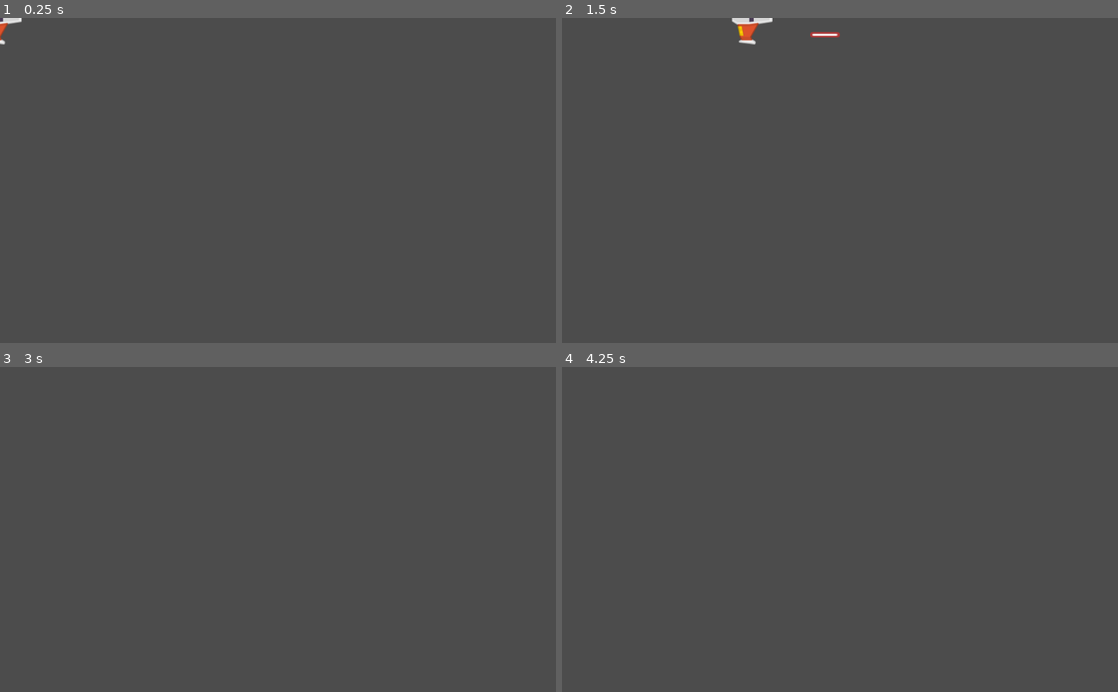
Above: before the commit, frames 1-4 (two rows, left to right).
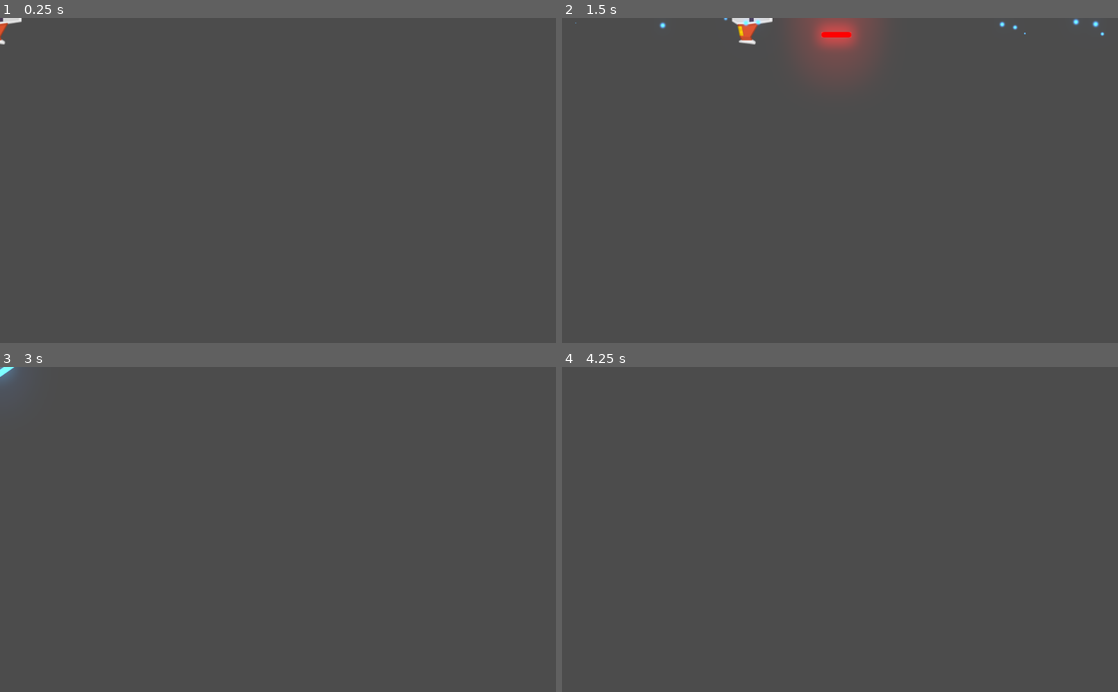
Above: after the commit, the same moments.

Repository: MarcosDaniel6/Proyecto_Meteorito
Game: Godot game, scene res://Juego/Niveles/NivelTest.tscn
Two runs of this game, one before a commit and one after it. Both use one fixed random seed, a clock stepped at 60 frames per second and the inputs below.
Inputs:
- Up to frame 1 (0.25 s): no input
- Up to frame 2 (1.5 s): tap Enter at 0.5 s; hold W (mover_adelante) 0.53-1.28 s; hold K (disparo_secundario, bound only after the commit) 0.53-1.28 s; hold S (mover_atras) from 1.28 s (still down); tap Space (disparo_principal) at 1.35 s
- Up to frame 3 (3 s): tap K (disparo_secundario, bound only after the commit) at 1.55, 2.3 s; release S (mover_atras) at 2.03 s; hold A (rotar_antihorario) 2.03-2.78 s; hold W (mover_adelante) from 2.03 s (still down); tap Space (disparo_principal) at 2.75 s; tap D (rotar_horario) at 2.85 s
- Up to frame 4 (4.25 s): tap K (disparo_secundario, bound only after the commit) at 3.05 s; tap Enter at 3.5 s; release W (mover_adelante) at 3.53 s; hold S (mover_atras) from 3.53 s (still down); hold K (disparo_secundario, bound only after the commit) from 3.53 s (still down)

The runs differ from the first frame. In frame 2, 2.1% of the frame differs, in the area x 2-98%, y 0-18%; in frame 3, 0.2%; in frame 4, nothing differs.

Commit message:
Disparo Secundario

Diff:
--- a/Juego/Naves/Player/Player.gd
+++ b/Juego/Naves/Player/Player.gd
@@ -12,8 +12,17 @@
 
 ## Atributos Onready
 onready var canion:canion = $canion
+onready var laser:RayoLaser = $LaserBeam2D
 
 # Metodos:
+func _unhandled_input(event: InputEvent) -> void:
+	#Disparo Rayo
+	if event.is_action_pressed("disparo_secundario"):
+		laser.set_is_casting(true)
+
+	if event.is_action_released("disparo_secundario"):
+		laser.set_is_casting(false)
+
 func _integrate_forces(_state: Physics2DDirectBodyState) -> void:
 	apply_torque_impulse(dir_rotacion * potencia_rotacion)
 	apply_central_impulse(empuje.rotated(rotation))
--- a/Juego/Naves/Player/Player.tscn
+++ b/Juego/Naves/Player/Player.tscn
@@ -1,9 +1,10 @@
-[gd_scene load_steps=6 format=2]
+[gd_scene load_steps=7 format=2]
 
 [ext_resource path="res://Juego/Naves/Player/player_orange.png" type="Texture" id=1]
 [ext_resource path="res://Juego/Naves/Player/MaterialFisico.tres" type="PhysicsMaterial" id=2]
 [ext_resource path="res://Juego/Naves/Player/Player.gd" type="Script" id=3]
 [ext_resource path="res://Juego/Proyectiles/canion.tscn" type="PackedScene" id=4]
+[ext_resource path="res://Juego/Proyectiles/Laser/LaserBeam2D.tscn" type="PackedScene" id=5]
 
 [sub_resource type="CircleShape2D" id=1]
 radius = 36.0139
@@ -24,7 +25,7 @@
 shape = SubResource( 1 )
 
 [node name="canion" parent="." instance=ExtResource( 4 )]
-position = Vector2( -3, 0 )
+position = Vector2( 18, 0 )
 
 [node name="PuntoIzquierdo" parent="canion" index="0"]
 position = Vector2( 0, -32 )
@@ -32,4 +33,7 @@
 [node name="PuntoDerecho" parent="canion" index="1"]
 position = Vector2( 0, 32 )
 
+[node name="LaserBeam2D" parent="." instance=ExtResource( 5 )]
+position = Vector2( 38, 0 )
+
 [editable path="canion"]
--- a/Juego/Niveles/NivelTest.tscn
+++ b/Juego/Niveles/NivelTest.tscn
@@ -1,7 +1,8 @@
-[gd_scene load_steps=3 format=2]
+[gd_scene load_steps=4 format=2]
 
 [ext_resource path="res://Juego/Naves/Player/Player.tscn" type="PackedScene" id=1]
 [ext_resource path="res://Juego/Niveles/Nivel.gd" type="Script" id=2]
+[ext_resource path="res://default_env.tres" type="Environment" id=3]
 
 [node name="NivelTest" type="Node2D"]
 position = Vector2( 515, 293 )
@@ -9,3 +10,6 @@
 
 [node name="Player" parent="." instance=ExtResource( 1 )]
 position = Vector2( -512, -294 )
+
+[node name="WorldEnvironment" type="WorldEnvironment" parent="."]
+environment = ExtResource( 3 )
--- /dev/null
+++ b/Juego/Proyectiles/Laser/LaserBeam2D.gd
@@ -0,0 +1,86 @@
+# Casts a laser along a raycast, emitting particles on the impact point.
+# Use `is_casting` to make the laser fire and stop.
+# You can attach it to a weapon or a ship; the laser will rotate with its parent.
+class_name RayoLaser
+extends RayCast2D
+
+# Speed at which the laser extends when first fired, in pixels per seconds.
+export var cast_speed := 7000.0
+# Maximum length of the laser in pixels.
+export var max_length := 1400.0
+# Base duration of the tween animation in seconds.
+export var growth_time := 0.1
+
+# If `true`, the laser is firing.
+# It plays appearing and disappearing animations when it's not animating.
+# See `appear()` and `disappear()` for more information.
+var is_casting := false setget set_is_casting
+
+onready var fill := $FillLine2D
+onready var tween := $Tween
+onready var casting_particles := $CastingParticles2D
+onready var collision_particles := $CollisionParticles2D
+onready var beam_particles := $BeamParticles2D
+onready var laser_sfx: AudioStreamPlayer2D = $LaserSFX
+
+onready var line_width: float = fill.width
+
+
+func _ready() -> void:
+	set_physics_process(false)
+	fill.points[1] = Vector2.ZERO
+
+
+func _physics_process(delta: float) -> void:
+	cast_to = (cast_to + Vector2.RIGHT * cast_speed * delta).clamped(max_length)
+	cast_beam()
+
+
+func set_is_casting(cast: bool) -> void:
+	is_casting = cast
+
+	if is_casting:
+		laser_sfx.play() #Ejecuta el sonido
+		cast_to = Vector2.ZERO
+		fill.points[1] = cast_to
+		appear()
+	else:
+		laser_sfx.stop() #Si se suelta se detiene el sonido
+		collision_particles.emitting = false
+		disappear()
+
+	set_physics_process(is_casting)
+	beam_particles.emitting = is_casting
+	casting_particles.emitting = is_casting
+
+
+# Controls the emission of particles and extends the Line2D to `cast_to` or the ray's
+# collision point, whichever is closest.
+func cast_beam() -> void:
+	var cast_point := cast_to
+
+	force_raycast_update()
+	collision_particles.emitting = is_colliding()
+
+	if is_colliding():
+		cast_point = to_local(get_collision_point())
+		collision_particles.global_rotation = get_collision_normal().angle()
+		collision_particles.position = cast_point
+
+	fill.points[1] = cast_point
+	beam_particles.position = cast_point * 0.5
+	beam_particles.process_material.emission_box_extents.x = cast_point.length() * 0.5
+
+
+func appear() -> void:
+	if tween.is_active():
+		tween.stop_all()
+	tween.interpolate_property(fill, "width", 0, line_width, growth_time * 2)
+	tween.start()
+
+
+func disappear() -> void:
+	if tween.is_active():
+		tween.stop_all()
+	tween.interpolate_property(fill, "width", fill.width, 0, growth_time)
+	tween.start()
--- /dev/null
+++ b/Juego/Proyectiles/Laser/LaserBeam2D.tscn
@@ -0,0 +1,116 @@
+[gd_scene load_steps=13 format=2]
+
+[ext_resource path="res://Juego/Proyectiles/Laser/LaserBeam2D.gd" type="Script" id=1]
+[ext_resource path="res://Juego/Proyectiles/Laser/glowing_circle.png" type="Texture" id=2]
+[ext_resource path="res://Juego/Sfx/DisparoSecundario.ogg" type="AudioStream" id=3]
+
+[sub_resource type="Gradient" id=1]
+offsets = PoolRealArray( 0.582915, 1 )
+colors = PoolColorArray( 1, 1, 1, 1, 1, 1, 1, 0 )
+
+[sub_resource type="GradientTexture" id=2]
+gradient = SubResource( 1 )
+
+[sub_resource type="Curve" id=3]
+_data = [ Vector2( 0.518072, 1 ), 0.0, -3.53434, 0, 0, Vector2( 1, 0 ), 0.0, 0.0, 0, 0 ]
+
+[sub_resource type="CurveTexture" id=4]
+curve = SubResource( 3 )
+
+[sub_resource type="ParticlesMaterial" id=5]
+flag_disable_z = true
+gravity = Vector3( 0, 0, 0 )
+initial_velocity = 100.0
+orbit_velocity = 0.0
+orbit_velocity_random = 0.0
+scale = 0.5
+scale_curve = SubResource( 4 )
+color_ramp = SubResource( 2 )
+
+[sub_resource type="Curve" id=6]
+_data = [ Vector2( 0, 0 ), 0.0, 0.0, 0, 0, Vector2( 0.503614, 0.957505 ), 0.0, 0.0, 0, 0, Vector2( 1, 0 ), 0.0, 0.0, 0, 0 ]
+
+[sub_resource type="CurveTexture" id=7]
+curve = SubResource( 6 )
+
+[sub_resource type="ParticlesMaterial" id=8]
+emission_shape = 2
+emission_box_extents = Vector3( 60, 20, 1 )
+flag_align_y = true
+flag_disable_z = true
+direction = Vector3( -1, 0, 0 )
+spread = 0.0
+gravity = Vector3( 0, 0, 0 )
+initial_velocity = 30.0
+orbit_velocity = 0.0
+orbit_velocity_random = 0.0
+tangential_accel = 100.0
+tangential_accel_random = 1.0
+scale = 0.3
+scale_curve = SubResource( 7 )
+
+[sub_resource type="ParticlesMaterial" id=9]
+flag_disable_z = true
+spread = 50.0
+gravity = Vector3( 0, 0, 0 )
+initial_velocity = 300.0
+orbit_velocity = 0.0
+orbit_velocity_random = 0.0
+scale = 0.5
+scale_curve = SubResource( 4 )
+color_ramp = SubResource( 2 )
+
+[node name="LaserBeam2D" type="RayCast2D"]
+enabled = true
+cast_to = Vector2( 0, 0 )
+script = ExtResource( 1 )
+
+[node name="FillLine2D" type="Line2D" parent="."]
+modulate = Color( 1.5, 1.5, 1.5, 1 )
+points = PoolVector2Array( 0, 0, 100, 0 )
+default_color = Color( 0.301961, 0.65098, 1, 1 )
+texture_mode = 2
+joint_mode = 2
+begin_cap_mode = 2
+end_cap_mode = 2
+sharp_limit = 8.0
+antialiased = true
+
+[node name="CastingParticles2D" type="Particles2D" parent="."]
+modulate = Color( 1.5, 1.5, 1.5, 1 )
+show_behind_parent = true
+emitting = false
+lifetime = 0.3
+visibility_rect = Rect2( 0, -18.722, 29.6756, 38.4841 )
+local_coords = false
+process_material = SubResource( 5 )
+texture = ExtResource( 2 )
+
+[node name="BeamParticles2D" type="Particles2D" parent="."]
+modulate = Color( 1.5, 1.5, 1.5, 1 )
+emitting = false
+amount = 50
+preprocess = 1.0
+randomness = 1.0
+visibility_rect = Rect2( -2500, -2500, 5000, 5000 )
+local_coords = false
+draw_order = 1
+process_material = SubResource( 8 )
+texture = ExtResource( 2 )
+
+[node name="CollisionParticles2D" type="Particles2D" parent="."]
+modulate = Color( 1.5, 1.5, 1.5, 1 )
+show_behind_parent = true
+emitting = false
+amount = 16
+lifetime = 0.3
+visibility_rect = Rect2( -2500, -2500, 5000, 5000 )
+local_coords = false
+process_material = SubResource( 9 )
+texture = ExtResource( 2 )
+
+[node name="Tween" type="Tween" parent="."]
+
+[node name="LaserSFX" type="AudioStreamPlayer2D" parent="."]
+stream = ExtResource( 3 )
+bus = "SFX"
--- a/Juego/Proyectiles/Proyectil.tscn
+++ b/Juego/Proyectiles/Proyectil.tscn
@@ -12,6 +12,7 @@
 script = ExtResource( 2 )
 
 [node name="Sprite" type="Sprite" parent="."]
+modulate = Color( 7, 0, 0, 1 )
 rotation = 1.5708
 texture = ExtResource( 1 )
 
--- a/Juego/Proyectiles/canion.gd
+++ b/Juego/Proyectiles/canion.gd
@@ -51,4 +51,5 @@
 		Eventos.emit_signal("disparo", new_proyectil)
 
 func _on_TimerEnfriamiento_timeout() -> void:
+	disparo_sfx.stop()
 	esta_enfriado = true
--- a/Juego/Proyectiles/canion.tscn
+++ b/Juego/Proyectiles/canion.tscn
@@ -16,6 +16,7 @@
 
 [node name="DisparoSFX" type="AudioStreamPlayer2D" parent="."]
 stream = ExtResource( 3 )
+pitch_scale = 0.85
 bus = "SFX"
 
 [node name="TimerEnfriamiento" type="Timer" parent="."]
--- a/default_env.tres
+++ b/default_env.tres
@@ -3,5 +3,9 @@
 [sub_resource type="ProceduralSky" id=1]
 
 [resource]
-background_mode = 2
+background_mode = 4
 background_sky = SubResource( 1 )
+glow_enabled = true
+glow_intensity = 0.05
+glow_blend_mode = 0
+glow_bicubic_upscale = true
--- a/project.godot
+++ b/project.godot
@@ -24,6 +24,11 @@
 "language": "GDScript",
 "path": "res://Juego/Proyectiles/Proyectil.gd"
 }, {
+"base": "RayCast2D",
+"class": "RayoLaser",
+"language": "GDScript",
+"path": "res://Juego/Proyectiles/Laser/LaserBeam2D.gd"
+}, {
 "base": "Node2D",
 "class": "canion",
 "language": "GDScript",
@@ -33,6 +38,7 @@
 "Nivel": "",
 "Player": "",
 "Proyectil": "",
+"RayoLaser": "",
 "canion": ""
 }
 
@@ -87,6 +93,11 @@
 , Object(InputEventKey,"resource_local_to_scene":false,"resource_name":"","device":0,"alt":false,"shift":false,"control":false,"meta":false,"command":false,"pressed":false,"scancode":74,"physical_scancode":0,"unicode":0,"echo":false,"script":null)
  ]
 }
+disparo_secundario={
+"deadzone": 0.5,
+"events": [ Object(InputEventKey,"resource_local_to_scene":false,"resource_name":"","device":0,"alt":false,"shift":false,"control":false,"meta":false,"command":false,"pressed":false,"scancode":75,"physical_scancode":0,"unicode":0,"echo":false,"script":null)
+ ]
+}
 
 [physics]
 
Binary file added: Juego/Proyectiles/Laser/glowing_circle.png
Not shown, added: Juego/Proyectiles/Laser/glowing_circle.png.import
Not shown, added: Juego/Sfx/DisparoSecundario.ogg.import
Not shown, added: Juego/Sfx/DisparoSecundario.ogg
